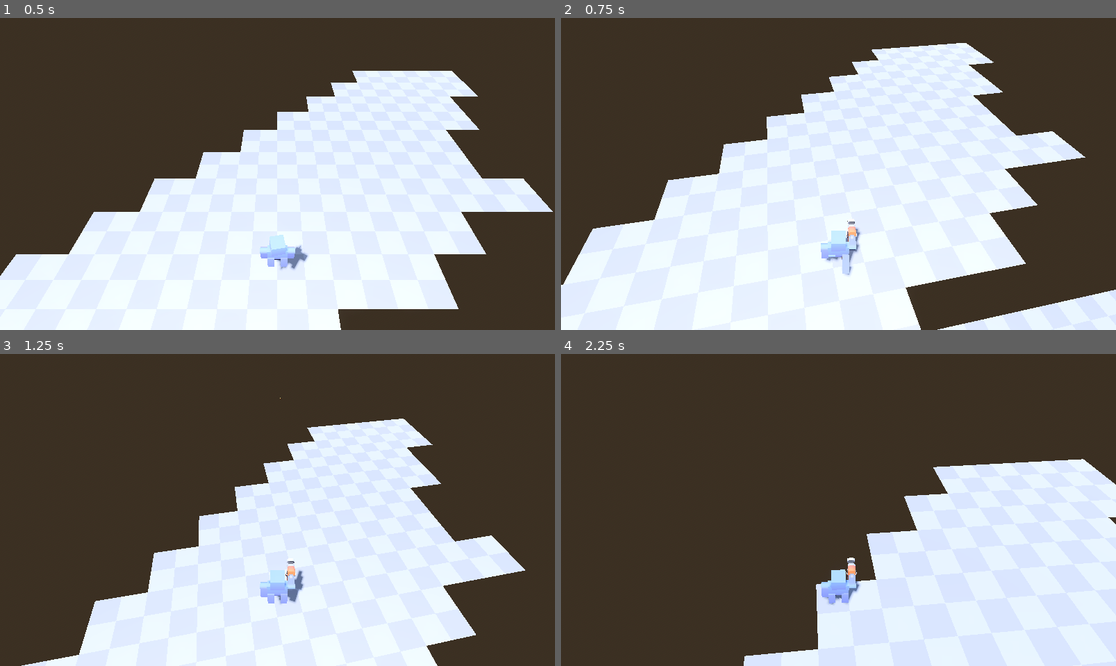
Above: before the commit, frames 1-4 (two rows, left to right).
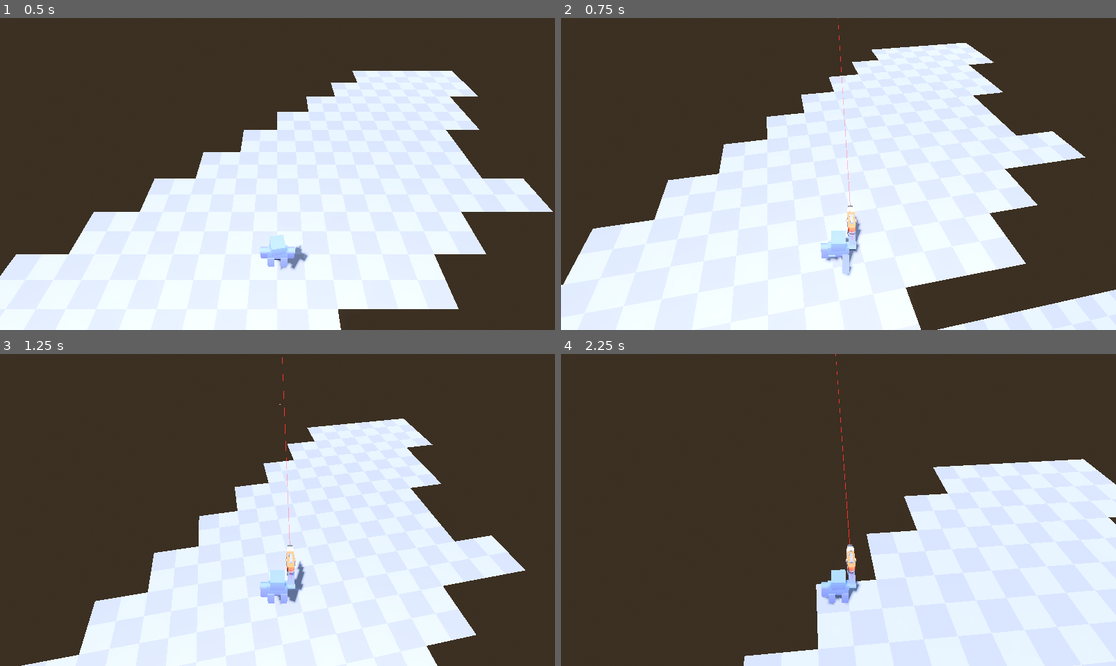
Above: after the commit, the same moments.

Repository: galih9/3d-semi-isometric-test
Game: Godot game, scene res://main.tscn
Two runs of this game, one before a commit and one after it. Both use one fixed random seed, a clock stepped at 60 frames per second and the inputs below.
Inputs (mouse positions are in pixels of both pictures, inside the frame that each line leads up to):
- Up to frame 1 (0.5 s): no input
- Up to frame 2 (0.75 s): move the mouse to (866, 174) at 0.52 s; hold W (move_forward) from 0.53 s (still down); hold E (action) from 0.53 s (still down)
- Up to frame 3 (1.25 s): keep holding W (move_forward); keep holding E (action); tap Space (jump) at 0.77 s; click (305, 510) at 0.8 s
- Up to frame 4 (2.25 s): keep holding W (move_forward); move the mouse to (810, 510) at 1.27 s; release E (action) at 1.28 s; click (810, 510) at 1.35 s; tap Space (jump) at 1.52 s; tap E (action) at 1.55 s; move the mouse to (849, 503) at 2.02 s; hold E (action) from 2.03 s (still down)

Frame 1 is identical in both runs. In frame 2, 0.2% of the frame differs, in the area x 49-55%, y 0-72%; in frame 3, 0.2%, in the area x 50-55%, y 1-73%; in frame 4, 0.2%.

Commit message:
add shoot and audio delay

Diff:
--- a/Scenes/gun.tscn
+++ b/Scenes/gun.tscn
@@ -1,8 +1,22 @@
-[gd_scene load_steps=4 format=3 uid="uid://bqporps6s78hu"]
+[gd_scene load_steps=7 format=3 uid="uid://bqporps6s78hu"]
 
 [ext_resource type="PackedScene" uid="uid://b8d8mf1g1vdc5" path="res://Asset/Guns/blaster-b.glb" id="1_nxj5y"]
-[ext_resource type="Texture2D" uid="uid://ceoflfuawijyn" path="res://Asset/Guns/Sprites/burst.png" id="2_muzzle"]
 [ext_resource type="Script" uid="uid://c3xb5ligyglb4" path="res://Scripts/gun.gd" id="3_gun_script"]
+[ext_resource type="SpriteFrames" uid="uid://dbv3sy5qjatnl" path="res://Asset/Guns/Sprites/burst_animation.tres" id="3_t6ynv"]
+[ext_resource type="AudioStream" uid="uid://cytgskcl543cm" path="res://Asset/Audio/pistol_shoot.ogg" id="4_k4teu"]
+
+[sub_resource type="StandardMaterial3D" id="StandardMaterial3D_laser"]
+transparency = 1
+albedo_color = Color(1, 0, 0, 0.470588)
+emission_enabled = true
+emission = Color(1, 0, 0, 1)
+emission_energy_multiplier = 5.0
+
+[sub_resource type="CylinderMesh" id="CylinderMesh_laser"]
+material = SubResource("StandardMaterial3D_laser")
+top_radius = 0.005
+bottom_radius = 0.005
+height = 1.0
 
 [node name="Gun" type="Node3D"]
 script = ExtResource("3_gun_script")
@@ -12,7 +26,23 @@
 [node name="Muzzle" type="Marker3D" parent="."]
 transform = Transform3D(1, 0, 0, 0, 1, 0, 0, 0, 1, 0, 0, 0.3)
 
-[node name="MuzzleFlash" type="Sprite3D" parent="Muzzle"]
-transform = Transform3D(0.1, 0, 0, 0, 0.1, 0, 0, 0, 0.1, 0, 0, 0)
+[node name="MuzzleFlash" type="AnimatedSprite3D" parent="Muzzle"]
+transform = Transform3D(0.1, 0, 0, 0, 0.1, 0, 0, 0, 0.1, 0, 0, -0.583272)
 billboard = 1
-texture = ExtResource("2_muzzle")
+sprite_frames = ExtResource("3_t6ynv")
+frame = 2
+frame_progress = 1.0
+
+[node name="RayCast3D" type="RayCast3D" parent="Muzzle"]
+transform = Transform3D(1, 0, 0, 0, 1, 0, 0, 0, 1, 0, 0, -0.4673943)
+target_position = Vector3(0, 0, -50)
+
+[node name="Laser" type="MeshInstance3D" parent="Muzzle"]
+transform = Transform3D(1, 0, 0, 0, -4.37114e-08, -1, 0, 1, -4.37114e-08, 0, 0, -1.0128187)
+cast_shadow = 0
+mesh = SubResource("CylinderMesh_laser")
+
+[node name="AudioStreamPlayer" type="AudioStreamPlayer" parent="."]
+stream = ExtResource("4_k4teu")
+
+[node name="Timer" type="Timer" parent="."]
--- a/Scenes/player.tscn
+++ b/Scenes/player.tscn
@@ -1875,7 +1875,7 @@
 animation = &"idle"
 
 [sub_resource type="AnimationNodeBlendTree" id="AnimationNodeBlendTree_vgqql"]
-graph_offset = Vector2(-231.61789, -8.9446535)
+graph_offset = Vector2(-19.46316, -19.350681)
 nodes/Idle/node = SubResource("AnimationNodeAnimation_6t5aa")
 nodes/Idle/position = Vector2(-192, 144)
 node_connections = [&"output", 0, &"Idle"]
@@ -1930,28 +1930,28 @@
 bones/4/rest = Transform3D(1, 0, 0, 0, 1, 0, 0, 0, 1, 0, 0.25, 0)
 bones/4/enabled = true
 bones/4/position = Vector3(0, 0.25, 0)
-bones/4/rotation = Quaternion(-0.010479639, 0, 0, 0.99994516)
+bones/4/rotation = Quaternion(0.00922342, 0, 0, 0.99995744)
 bones/4/scale = Vector3(1, 1, 1)
 bones/5/name = "arm-left"
 bones/5/parent = 4
 bones/5/rest = Transform3D(1, 0, 0, 0, 1, 0, 0, 0, 1, 0.2, 0.2, 5.6229803e-09)
 bones/5/enabled = true
 bones/5/position = Vector3(0.2, 0.2, 5.6229803e-09)
-bones/5/rotation = Quaternion(-0.031434327, 0, 0, 0.9995058)
+bones/5/rotation = Quaternion(0.027667107, 0, 0, 0.9996172)
 bones/5/scale = Vector3(1, 1, 1)
 bones/6/name = "arm-right"
 bones/6/parent = 4
 bones/6/rest = Transform3D(1, 0, 0, 0, 1, 0, 0, 0, 1, -0.2, 0.2, -2.945491e-09)
 bones/6/enabled = true
 bones/6/position = Vector3(-0.2, 0.2, -2.945491e-09)
-bones/6/rotation = Quaternion(-0.031434327, 0, 0, 0.9995058)
+bones/6/rotation = Quaternion(0.027667107, 0, 0, 0.9996172)
 bones/6/scale = Vector3(1, 1, 1)
 bones/7/name = "head"
 bones/7/parent = 4
 bones/7/rest = Transform3D(1, 0, 0, 0, 1, 0, 0, 0, 1, 0, 0.25, 0)
 bones/7/enabled = true
 bones/7/position = Vector3(0, 0.25, 0)
-bones/7/rotation = Quaternion(0, 0.031434327, 0, 0.9995058)
+bones/7/rotation = Quaternion(0, -0.027667107, 0, 0.9996172)
 bones/7/scale = Vector3(1, 1, 1)
 
 [node name="leg-left" type="BoneAttachment3D" parent="CharacterBody3D/Skeleton3D"]
@@ -1973,7 +1973,7 @@
 skeleton = NodePath("")
 
 [node name="torso" type="BoneAttachment3D" parent="CharacterBody3D/Skeleton3D"]
-transform = Transform3D(1, 0, 0, 0, 0.99978036, 0.020958127, 0, -0.020958127, 0.99978036, 0, 0.25, 0)
+transform = Transform3D(1, 0, 0, 0, 0.9998298, -0.018446058, 0, 0.018446058, 0.9998298, 0, 0.25, 0)
 bone_name = "torso"
 bone_idx = 4
 
@@ -1982,7 +1982,7 @@
 skeleton = NodePath("")
 
 [node name="arm-left" type="BoneAttachment3D" parent="CharacterBody3D/Skeleton3D"]
-transform = Transform3D(1, 0, 0, 0, 0.99648756, 0.083740495, 0, -0.083740495, 0.99648756, 0.2, 0.44995606, -0.00419162)
+transform = Transform3D(1, 0, 0, 0, 0.9972788, -0.07372144, 0, 0.07372144, 0.9972788, 0.2, 0.44996595, 0.0036892171)
 bone_name = "arm-left"
 bone_idx = 5
 
@@ -1991,7 +1991,7 @@
 skeleton = NodePath("")
 
 [node name="arm-right" type="BoneAttachment3D" parent="CharacterBody3D/Skeleton3D"]
-transform = Transform3D(1, 0, 0, 0, 0.99648756, 0.083740495, 0, -0.083740495, 0.99648756, -0.2, 0.44995606, -0.004191628)
+transform = Transform3D(1, 0, 0, 0, 0.9972788, -0.07372144, 0, 0.07372144, 0.9972788, -0.2, 0.44996595, 0.0036892085)
 bone_name = "arm-right"
 bone_idx = 6
 
@@ -2003,9 +2003,10 @@
 transform = Transform3D(1, 0, 0, 0, 1, 0, 0, 0, 1, 0, -0.2, 0)
 
 [node name="Gun" parent="CharacterBody3D/Skeleton3D/arm-right/GunAttachPoint" instance=ExtResource("2_6t5aa")]
+transform = Transform3D(-1, -3.821371e-15, -8.742278e-08, -8.742278e-08, 4.371139e-08, 1, 0, 1, -4.371139e-08, 0.006919682, -0.1017807, 0.1796239)
 
 [node name="head" type="BoneAttachment3D" parent="CharacterBody3D/Skeleton3D"]
-transform = Transform3D(0.99802375, 0, 0.062837586, -0.0013169581, 0.99978036, 0.02091671, -0.06282379, -0.020958127, 0.9978045, 0, 0.4999451, -0.005239532)
+transform = Transform3D(0.99846905, 0, -0.055313032, -0.0010203074, 0.9998298, -0.018417818, 0.05530362, 0.018446058, 0.9982991, 0, 0.49995744, 0.0046115145)
 bone_name = "head"
 bone_idx = 7
 
--- a/Scripts/gun.gd
+++ b/Scripts/gun.gd
@@ -6,11 +6,14 @@
 
 # --- Nodes ---
 @onready var muzzle: Marker3D = $Muzzle
-@onready var muzzle_flash: Sprite3D = $Muzzle/MuzzleFlash
+@onready var muzzle_flash: AnimatedSprite3D = $Muzzle/MuzzleFlash
+@onready var ray_cast: RayCast3D = $Muzzle/RayCast3D
+@onready var laser_mesh: MeshInstance3D = $Muzzle/Laser
+@onready var audio_player: AudioStreamPlayer = $AudioStreamPlayer
+@onready var cooldown_timer: Timer = $Timer
 
 # --- State ---
 var can_shoot: bool = true
-var shoot_timer: float = 0.0
 
 func _ready() -> void:
 	# Hide muzzle flash initially
@@ -21,12 +24,15 @@
 	if not bullet_scene:
 		bullet_scene = load("res://Scenes/bullet.tscn")
 
-func _process(delta: float) -> void:
-	# Handle shoot cooldown
-	if not can_shoot:
-		shoot_timer -= delta
-		if shoot_timer <= 0:
-			can_shoot = true
+	# Setup Timer
+	if cooldown_timer:
+		cooldown_timer.wait_time = fire_rate
+		cooldown_timer.one_shot = true
+		cooldown_timer.timeout.connect(_on_timer_timeout)
+
+func _process(_delta: float) -> void:
+	# Update Laser Sight
+	_update_laser()
 
 func shoot(aim_direction: Vector3 = Vector3.ZERO, _aim_origin: Vector3 = Vector3.ZERO) -> void:
 	if not can_shoot or not bullet_scene or not muzzle:
@@ -52,21 +58,48 @@
 		# Fallback for old bullet scripts (compatibility)
 		bullet.global_transform = muzzle.global_transform
 
-
 	# Show muzzle flash
 	_show_muzzle_flash()
 
+	# Play Sound
+	if audio_player:
+		audio_player.play()
+
 	# Start cooldown
 	can_shoot = false
-	shoot_timer = fire_rate
+	if cooldown_timer:
+		cooldown_timer.start()
+
+func _on_timer_timeout() -> void:
+	can_shoot = true
 
 func _show_muzzle_flash() -> void:
-	if not muzzle_flash:
+	if muzzle_flash:
+		muzzle_flash.visible = true
+		muzzle_flash.frame = 0
+		muzzle_flash.play("default")
+		muzzle_flash.rotation_degrees.z = randf_range(-45, 45)
+		muzzle_flash.scale = Vector3.ONE * randf_range(0.40, 0.75)
+
+		# Hide after a short delay
+		await get_tree().create_timer(0.05).timeout
+		if muzzle_flash:
+			muzzle_flash.visible = false
+
+func _update_laser() -> void:
+	if not ray_cast or not laser_mesh:
 		return
 
-	muzzle_flash.visible = true
+	var distance: float = 50.0 # Max range default
 
-	# Hide after a short delay
-	await get_tree().create_timer(0.05).timeout
-	if muzzle_flash:
-		muzzle_flash.visible = false
+	# Check collision
+	if ray_cast.is_colliding():
+		var collision_point = ray_cast.get_collision_point()
+		distance = muzzle.global_position.distance_to(collision_point)
+
+	# Note: Laser mesh is a cylinder with height 1.0 (centered)
+	# rotated -90 on X, so Y-axis points forward (-Z relative to Muzzle)
+	# We scale the Y axis to match distance
+	laser_mesh.scale.y = distance
+	# Move it forward by half the distance to start at muzzle
+	laser_mesh.position.z = - distance / 2.0
Not shown, added: Asset/Audio/pistol_shoot.ogg.import
Not shown, added: Asset/Audio/pistol_shoot.ogg
